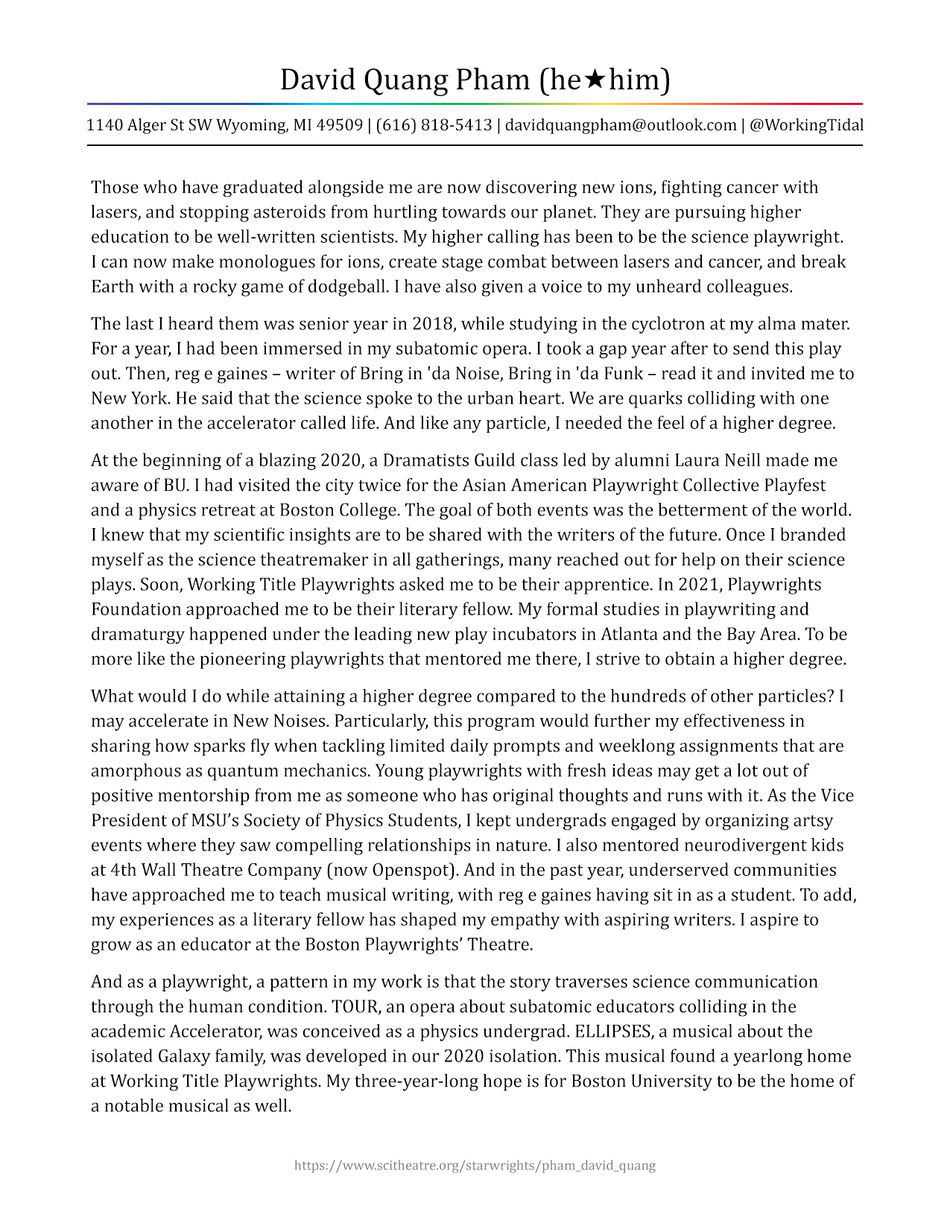
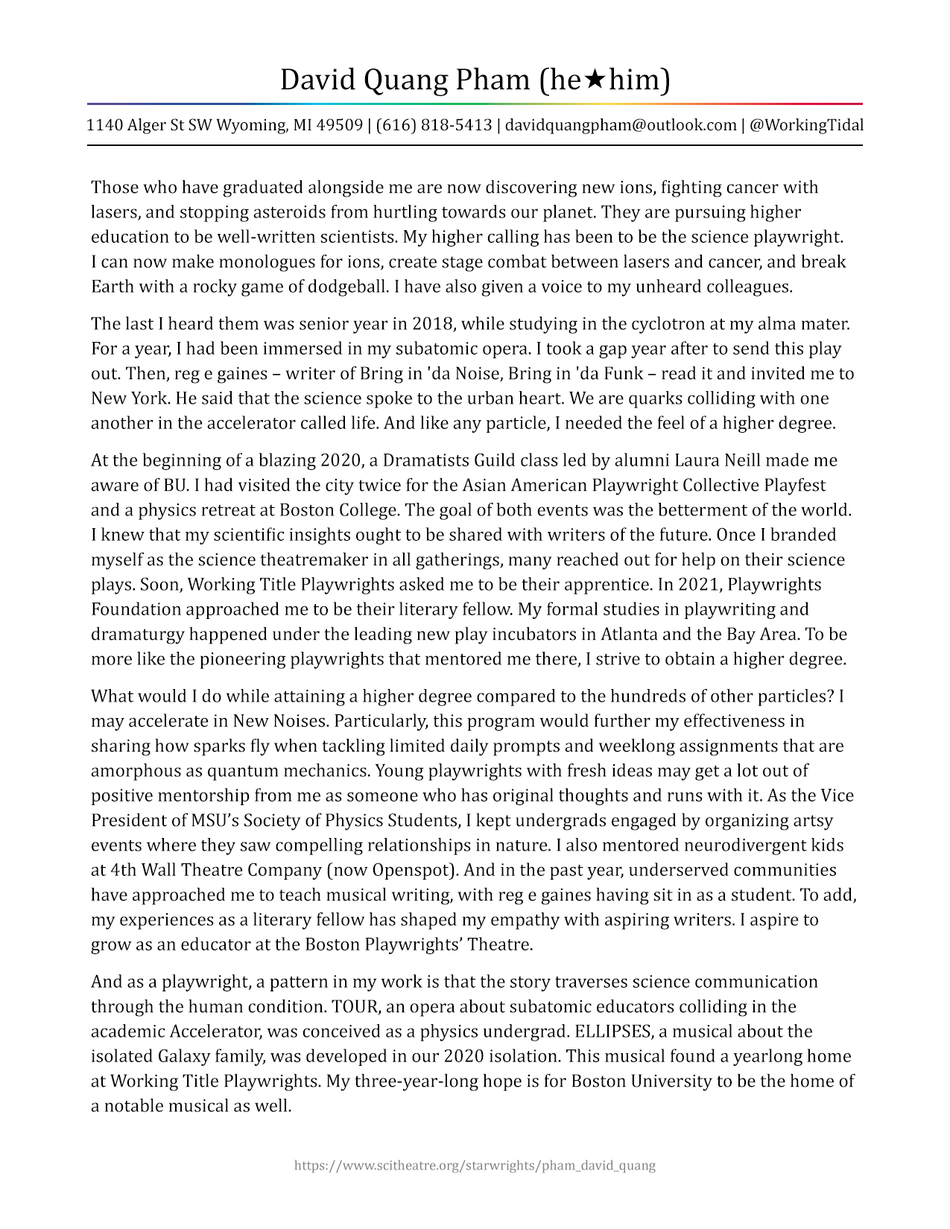
Two versions of the same layered image (950x1229). Layer-by-layer changes:
painted on "Those who have graduated alongside me are now discovering new i" over [355, 527, 846, 545]
